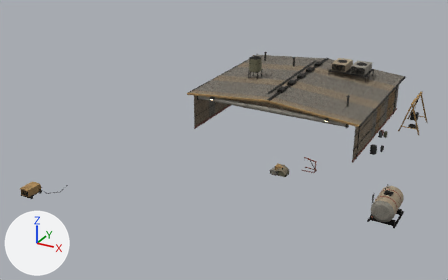
Renders of the glTF model void-runner/assets/models/vesper/vesper-workshop.glb from each side of a commit.
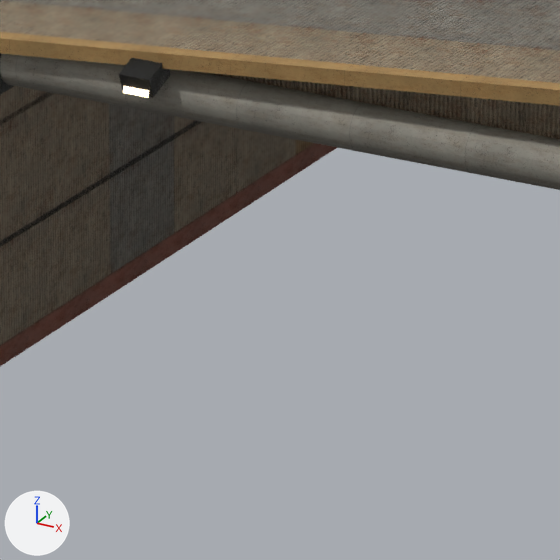
The first picture shows the older version from a 50 mm camera at (36.6, -82.3, 39.7) aimed at (-4.0, -8.3, 2.7). The close-ups show the older and then the newer version on the part from 44% to 57% of the width and 32% to 52% of the height of that picture. Only the edits that show in the close-ups are written down. The axes (+X, +Y, +Z) are drawn at lower left. The lights are the same throughout.

Objects in the first close-up: 'ws_cladding', 'ws_front', 'ws_roof'.
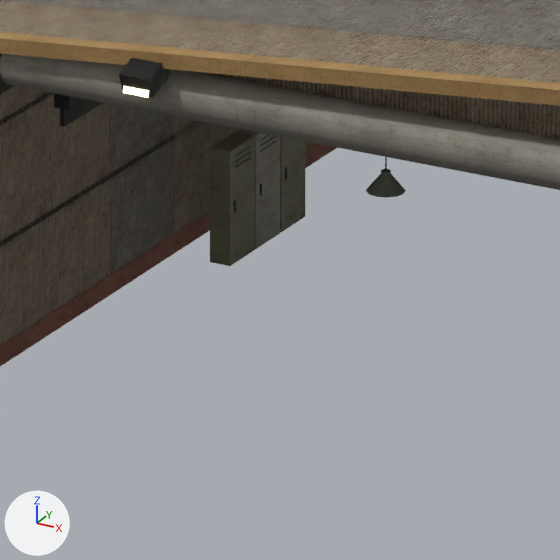
What differs and where, as boxes (x1, y1, x2, y2) in the close-ups (560 x 560 px):
'wi_walls', added: after (209, 129, 306, 266)
    faces in mat_w_paint: (209, 129, 306, 266)
    faces in mat_w_steel: (234, 134, 287, 212)
'wi_crane', added: after (54, 93, 103, 126)
'wi_lamps', added: after (366, 157, 406, 198)
    faces in mat_w_paint: (366, 169, 406, 198)

Diff of the bpy script that builds the scene:
```diff
--- a/void-runner/assets/models/vesper/vesper-workshop.glb.py
+++ b/void-runner/assets/models/vesper/vesper-workshop.glb.py
@@ me_wi_walls @@
+me_wi_walls.from_pydata(...)  # 212 vertices, 282 faces; spans x -12.7..12.7, y 5.6..12.2, z 0.0..3.5
+# faces by material slot: [78, 204]
+me_wi_walls.materials.append(mat_w_steel)
+me_wi_walls.materials.append(mat_w_paint)
@@ me_wi_lamps @@
+me_wi_lamps.from_pydata(...)  # 380 vertices, 560 faces; spans x -7.3..7.3, y 0.9..20.7, z 3.3..5.8
+# faces by material slot: [40, 340, 180]
+me_wi_lamps.materials.append(mat_w_rubber)
+me_wi_lamps.materials.append(mat_w_paint)
+me_wi_lamps.materials.append(mat_w_lens)
@@ me_wi_crane @@
+me_wi_crane.from_pydata(...)  # 556 vertices, 728 faces; spans x -12.7..12.7, y -0.6..22.5, z 1.9..5.8
+# faces by material slot: [384, 168, 168, 8]
+me_wi_crane.materials.append(mat_w_steel)
+me_wi_crane.materials.append(mat_w_paint)
+me_wi_crane.materials.append(mat_w_grime)
+me_wi_crane.materials.append(mat_w_rubber)
@@ ob_wi_walls @@
+ob_wi_walls = bpy.data.objects.new('wi_walls', me_wi_walls)
+ob_wi_walls.location = (0.0, 0.0, 0.0)
@@ ob_wi_lamps @@
+ob_wi_lamps = bpy.data.objects.new('wi_lamps', me_wi_lamps)
+ob_wi_lamps.location = (0.0, 0.0, 0.0)
@@ ob_wi_crane @@
+ob_wi_crane = bpy.data.objects.new('wi_crane', me_wi_crane)
+ob_wi_crane.location = (0.0, 0.0, 0.0)
```
